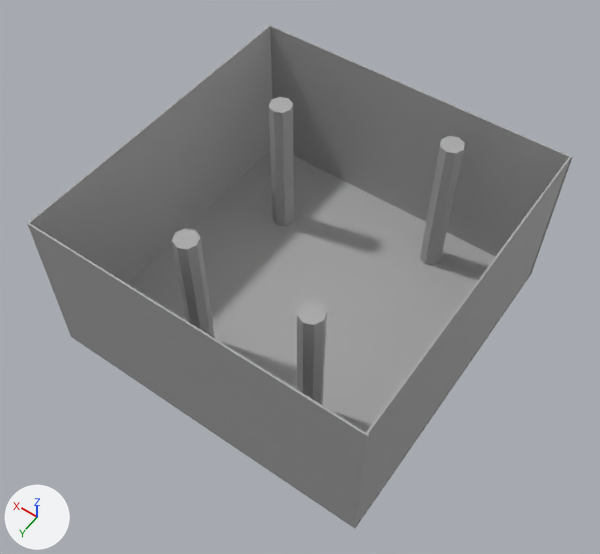
Two versions of the FBX model Assets/GhostAndStuff/Escenas/Niveles/NIVEL 2/NIVEL 2 BLOCKS/SALON.fbx, one commit apart.
Before and after are seen from a 50 mm camera at (-170.0, 246.0, 409.0) aimed at (-2.0, 12.0, 41.0). The axes (+X, +Y, +Z) are drawn at lower left. The lights are the same throughout. Where no turn or scale is listed for an object, it has been applied to the vertices.

Objects in the first picture: 'PARED', 'PARED1', 'PARED2', 'PARED3', 'PILARES', 'PILARES1', 'PILARES2', 'PILARES3', 'PISO'.
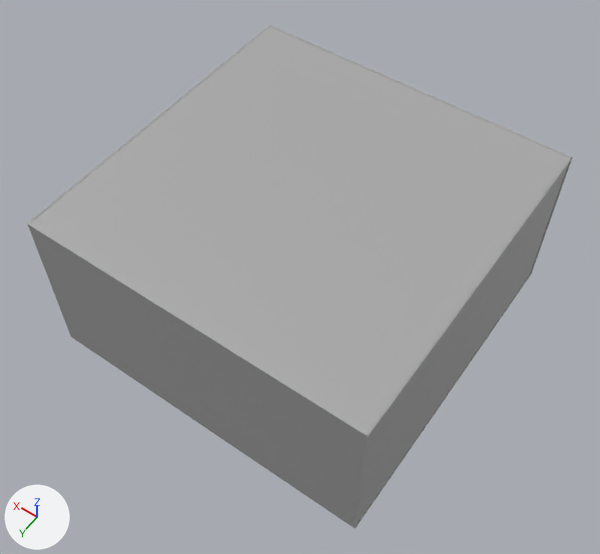
Diff of the bpy script that builds the scene:
```diff
--- a/Assets/GhostAndStuff/Escenas/Niveles/NIVEL 2/NIVEL 2 BLOCKS/SALON.fbx.py
+++ b/Assets/GhostAndStuff/Escenas/Niveles/NIVEL 2/NIVEL 2 BLOCKS/SALON.fbx.py
@@ me_mesh @@
 me_mesh.from_pydata(...)  # 8 vertices, 6 faces; spans x -10000.0..10000.0, y -50.0..50.0, z -10000.0..10000.0
 # used by ob_piso; parent = ob_salon; location = (-25.0, -4975.0, 0.0)
+# me_mesh part 1: the whole mesh is turned 90 degrees about the x axis through its middle and scaled by 0.01
 me_mesh.materials.append(mat_standardsurface1)
@@ ob_pilares1 @@
-ob_pilares1 = bpy.data.objects.new('PILARES1', me_mesh_006)
-ob_pilares1.location = (31.7, 60.4, 48.8)
@@ ob_pilares3 @@
-ob_pilares3 = bpy.data.objects.new('PILARES3', me_mesh_008)
-ob_pilares3.location = (-44.4, 61.0, 48.8)
@@ ob_pilares2 @@
-ob_pilares2 = bpy.data.objects.new('PILARES2', me_mesh_007)
-ob_pilares2.location = (-42.1, -75.1, 48.8)
@@ ob_pilares @@
-ob_pilares = bpy.data.objects.new('PILARES', me_mesh_005)
-ob_pilares.location = (53.0, -47.3, 48.8)
@@ ob_techo @@
+ob_techo = bpy.data.objects.new('TECHO', me_mesh)
+ob_techo.location = (0.0, 0.0, 99.3)
```

What differs and where, as boxes [x1, y1, x2, y2] in the pictures (600 x 554 px; the box of a moved part takes in the faces that stretch with it):
'TECHO', added
    after: [30, 27, 572, 435]
'PISO', mesh turned
    before: [128, 150, 531, 527]
    after: [356, 274, 531, 527]
'PILARES2', deleted
    before: [420, 136, 465, 265]
'PILARES', deleted
    before: [269, 97, 294, 226]
'PILARES1', deleted
    before: [172, 228, 215, 338]
'PILARES3', deleted
    before: [297, 301, 327, 406]
part 1 of me_mesh, moved or reshaped
    before: [128, 150, 495, 432]
    after: [30, 27, 572, 435]
'PARED2', unchanged, covered by the edit
    both: [270, 25, 573, 274]
'PARED3', unchanged, covered by the edit
    before: [28, 25, 273, 284]
    after: [28, 25, 270, 223]
